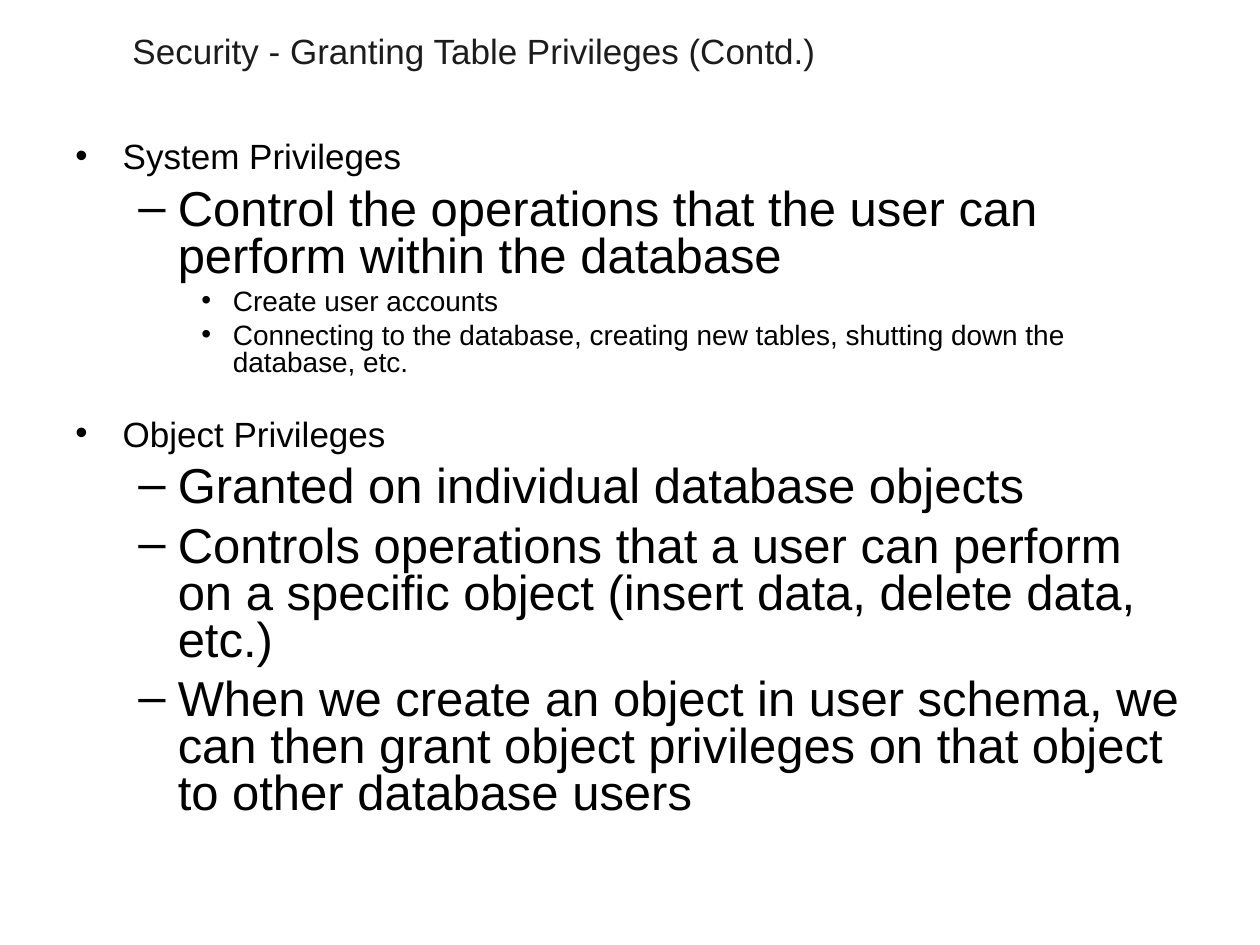
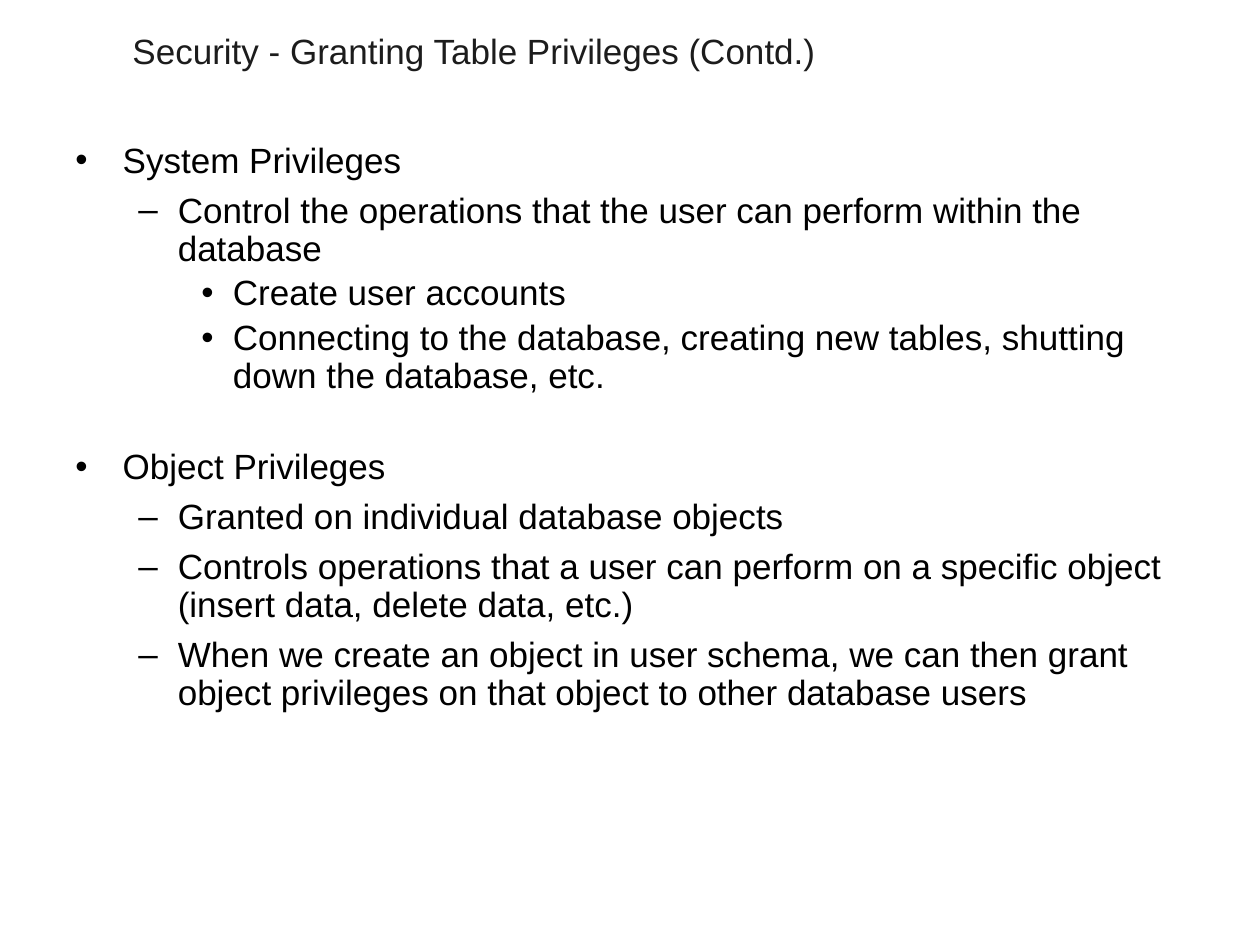
Before and after one commit to vatsanTraining/freshers_dec_2021, a slide deck: slide 17 of RDBMS_Module_2_Excella .ppt. Drawn at 1260x945 pixels with LibreOffice and Linux fonts; fonts in the diff are those of the drawing; background and template pictures are left out. Boxes give left, top, right and bottom in pixels: in the first picture for what was removed or moved away, otherwise in the second. Text is boxed around its words. In the diff, an @@ line names an element or a change of style, - is before the commit and + after.

```diff
--- a/RDBMS_Module_2_Excella .ppt
+++ b/RDBMS_Module_2_Excella .ppt
@@ text "System Privileges" at box(123, 147, 1160, 712): size 28 to 20 pt in "Control the operations that the user can ...", "Granted on individual database objects", "Controls operations that a user can perform ...", "When we create an object in user ..."; size 16 to 20 pt in "Create user accounts", "Connecting to the database, creating new tables, ..."; line spacing 0.8 to 0.9 @@
```
Also in this commit, not shown: 2 other slides changed.
